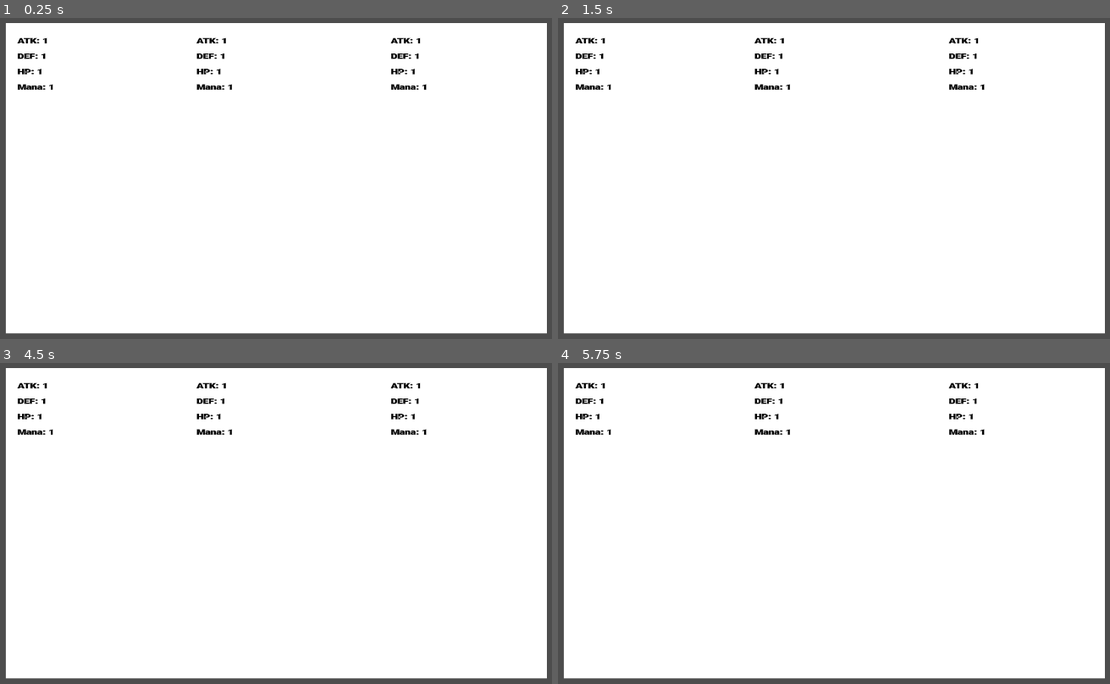
Above: before the commit, frames 1-4 (two rows, left to right).
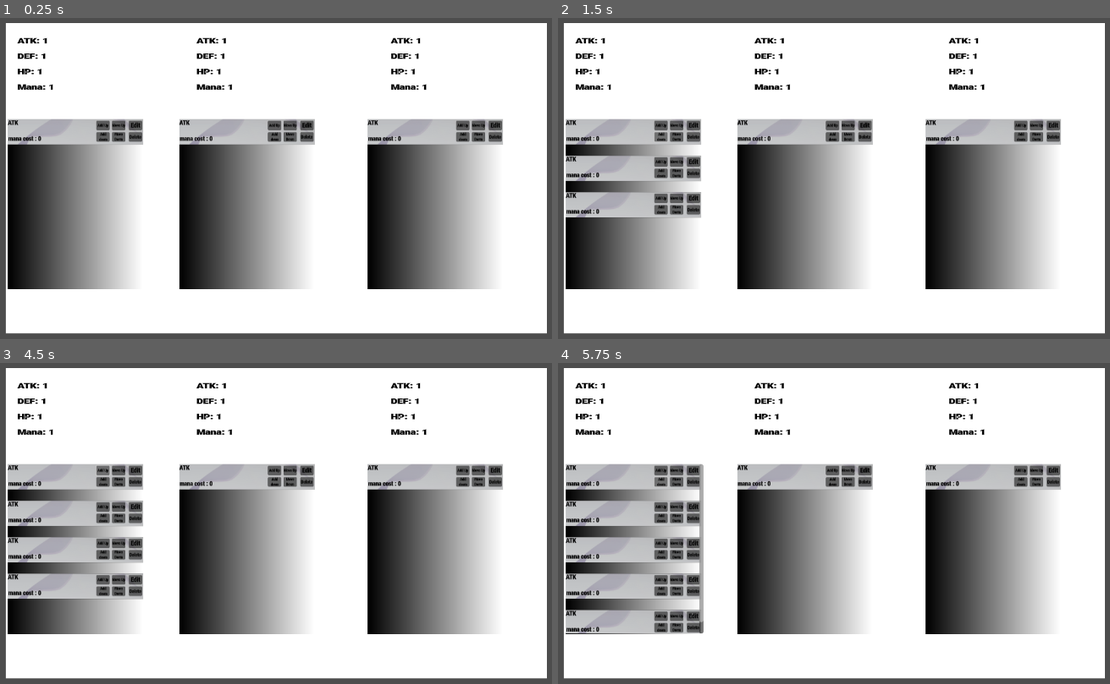
Above: after the commit, the same moments.

Repository: daistic/Project-GMTK-Loop
Game: Godot game, scene res://scene/before_battle.tscn
Two runs of this game, one before a commit and one after it. Both use one fixed random seed, a clock stepped at 60 frames per second and the inputs below.
Inputs (mouse positions are in pixels of both pictures, inside the frame that each line leads up to):
- Up to frame 1 (0.25 s): no input
- Up to frame 2 (1.5 s): click (662, 123) at 0.5 s, where only the run after the commit has a clickable "Add Up"; click (662, 136) at 1.25 s, where only the run after the commit has a clickable "Add down"
- Up to frame 3 (4.5 s): click (115, 481) at 2 s, where only the run after the commit has a clickable "Move Down"; click (115, 468) at 2.75 s, where only the run after the commit has a clickable "Move Up"; click (138, 468) at 3.5 s, where only the run after the commit has a clickable "Edit"; click (104, 468) at 4.25 s, where only the run after the commit has a clickable "Add Up"
- Up to frame 4 (5.75 s): click (662, 481) at 5 s, where only the run after the commit has a clickable "Add down"

The runs differ from the first frame. In frame 1, 36% of the frame differs, in the area x 1-92%, y 31-85%; in frame 2, 36%; in frame 3, 36%; in frame 4, 37%.

Commit message:
agro

Diff:
--- a/Battle Script/BBattlePU.gd
+++ b/Battle Script/BBattlePU.gd
@@ -2,10 +2,15 @@
 @export var GB:Node
 var Characters:Array[Character]
 @export var stat:Array[Label]
+@export var skillscore:Array[SkillScore]
 var format="ATK: %d \nDEF: %d \nHP: %d \nMana: %d"
 func _enter_tree() -> void:
 	GB.battle_popup.connect(_battle_popup)
 	visible=false
+func _ready() -> void:
+	for a in skillscore.size():
+		skillscore[a].chara=Characters[a]
+		skillscore[a].add_skill(0)
 func _battle_popup(chara):
 	Characters=chara
 	visible=true
--- a/Battle Script/Chara/Character.gd
+++ b/Battle Script/Chara/Character.gd
@@ -5,7 +5,9 @@
 var def=1
 var hp=1
 var mana=1
+var agro=1
 var tactic_loop:Array[int]
-var tactic_type:Array[int]
 func _ready() -> void:
 	pass
+func add_skill(skill):
+	Skills.insert(Skills.size()-1,skill)
--- a/Battle Script/Skill/ATK.gd
+++ b/Battle Script/Skill/ATK.gd
@@ -1,4 +1,6 @@
 extends Skill
+func _ready() -> void:
+	skill_name="ATK"
 func activate():
 	mana_cost=10
 	print (mana_cost)
--- a/Battle Script/Skill/Skill.gd
+++ b/Battle Script/Skill/Skill.gd
@@ -1,5 +1,6 @@
 class_name Skill extends Node
 @export var Chara:Character
+var skill_name
 var mana_cost=0
 var req_atk
 var req_def
--- /dev/null
+++ b/LSkill.tscn
@@ -0,0 +1,154 @@
+[gd_scene load_steps=6 format=3 uid="uid://dp4deoyryx0ic"]
+
+[ext_resource type="Script" uid="uid://b0w1ske2f6qs6" path="res://LoopSkill.gd" id="1_idilx"]
+[ext_resource type="Texture2D" uid="uid://ddcnl5brlsv0a" path="res://Ucup/Screenshot 2025-08-02 134929.png" id="1_sa3se"]
+[ext_resource type="FontFile" uid="uid://br3p57tef348l" path="res://Roboto_Condensed-Black.ttf" id="3_ajugq"]
+
+[sub_resource type="LabelSettings" id="LabelSettings_pq3d2"]
+font = ExtResource("3_ajugq")
+font_color = Color(0, 0, 0, 1)
+
+[sub_resource type="LabelSettings" id="LabelSettings_j1cut"]
+font = ExtResource("3_ajugq")
+font_color = Color(0, 0, 0, 1)
+
+[node name="Node2D" type="Node2D" node_paths=PackedStringArray("skill_name", "cost_label", "sprite")]
+position = Vector2(0, 100)
+script = ExtResource("1_idilx")
+skill_name = NodePath("Label")
+cost_label = NodePath("Label2")
+sprite = NodePath("Screenshot2025-08-02134929")
+
+[node name="Screenshot2025-08-02134929" type="Sprite2D" parent="."]
+position = Vector2(178, 33)
+texture = ExtResource("1_sa3se")
+
+[node name="Label" type="Label" parent="."]
+offset_right = 40.0
+offset_bottom = 23.0
+text = "Skill"
+label_settings = SubResource("LabelSettings_pq3d2")
+metadata/_edit_use_anchors_ = true
+
+[node name="Label2" type="Label" parent="."]
+offset_left = 1.0
+offset_top = 42.0
+offset_right = 41.0
+offset_bottom = 65.0
+text = "Mana"
+label_settings = SubResource("LabelSettings_j1cut")
+metadata/_edit_use_anchors_ = true
+
+[node name="Add up" type="Button" parent="."]
+offset_left = 232.0
+offset_top = 4.0
+offset_right = 267.0
+offset_bottom = 29.0
+metadata/_edit_use_anchors_ = true
+
+[node name="Label" type="Label" parent="Add up"]
+offset_right = 57.0
+offset_bottom = 41.0
+scale = Vector2(0.61, 0.61)
+text = "Add Up"
+label_settings = SubResource("LabelSettings_pq3d2")
+horizontal_alignment = 1
+vertical_alignment = 1
+autowrap_mode = 2
+metadata/_edit_use_anchors_ = true
+
+[node name="Add bottom" type="Button" parent="."]
+offset_left = 232.0
+offset_top = 34.0
+offset_right = 267.0
+offset_bottom = 59.0
+metadata/_edit_use_anchors_ = true
+
+[node name="Label" type="Label" parent="Add bottom"]
+offset_right = 58.0
+offset_bottom = 41.0
+scale = Vector2(0.62, 0.62)
+text = "Add down"
+label_settings = SubResource("LabelSettings_pq3d2")
+horizontal_alignment = 1
+vertical_alignment = 1
+autowrap_mode = 2
+metadata/_edit_use_anchors_ = true
+
+[node name="delete" type="Button" parent="."]
+offset_left = 317.0
+offset_top = 34.0
+offset_right = 352.0
+offset_bottom = 59.0
+metadata/_edit_use_anchors_ = true
+
+[node name="Label" type="Label" parent="delete"]
+offset_right = 47.0
+offset_bottom = 35.0
+scale = Vector2(0.74, 0.74)
+text = "Delete"
+label_settings = SubResource("LabelSettings_pq3d2")
+horizontal_alignment = 1
+vertical_alignment = 1
+autowrap_mode = 2
+metadata/_edit_use_anchors_ = true
+
+[node name="move down" type="Button" parent="."]
+offset_left = 273.0
+offset_top = 34.0
+offset_right = 308.0
+offset_bottom = 59.0
+metadata/_edit_use_anchors_ = true
+
+[node name="Label" type="Label" parent="move down"]
+offset_right = 58.0
+offset_bottom = 41.0
+scale = Vector2(0.605, 0.605)
+text = "Move Down"
+label_settings = SubResource("LabelSettings_pq3d2")
+horizontal_alignment = 1
+vertical_alignment = 1
+autowrap_mode = 2
+metadata/_edit_use_anchors_ = true
+
+[node name="move up" type="Button" parent="."]
+offset_left = 273.0
+offset_top = 4.0
+offset_right = 308.0
+offset_bottom = 29.0
+metadata/_edit_use_anchors_ = true
+
+[node name="Label" type="Label" parent="move up"]
+offset_right = 58.0
+offset_bottom = 41.0
+scale = Vector2(0.605, 0.605)
+text = "Move Up"
+label_settings = SubResource("LabelSettings_pq3d2")
+horizontal_alignment = 1
+vertical_alignment = 1
+autowrap_mode = 2
+metadata/_edit_use_anchors_ = true
+
+[node name="edit" type="Button" parent="."]
+offset_left = 317.0
+offset_top = 4.0
+offset_right = 352.0
+offset_bottom = 29.0
+metadata/_edit_use_anchors_ = true
+
+[node name="Label" type="Label" parent="edit"]
+offset_right = 35.0
+offset_bottom = 25.0
+text = "Edit"
+label_settings = SubResource("LabelSettings_pq3d2")
+horizontal_alignment = 1
+vertical_alignment = 1
+autowrap_mode = 2
+metadata/_edit_use_anchors_ = true
+
+[connection signal="pressed" from="Add up" to="." method="_on_add_up_pressed"]
+[connection signal="pressed" from="Add bottom" to="." method="_on_add_bottom_pressed"]
+[connection signal="pressed" from="delete" to="." method="_on_delete_pressed"]
+[connection signal="pressed" from="move down" to="." method="_on_move_down_pressed"]
+[connection signal="pressed" from="move up" to="." method="_on_move_up_pressed"]
+[connection signal="pressed" from="edit" to="." method="_on_edit_pressed"]
--- /dev/null
+++ b/LoopSkill.gd
@@ -0,0 +1,22 @@
+class_name  LoopSkiil extends Node2D
+@export var skill_name:Label
+@export var cost_label:Label
+@export var sprite:Sprite2D
+var skill_scroll:SkillScore
+var index
+func update(skill,cost):
+	print(index)
+	skill_name.text=skill
+	cost_label.text="mana cost : %d" % cost
+func _on_add_up_pressed() -> void:
+	skill_scroll.add_skill(index)
+func _on_add_bottom_pressed() -> void:
+	skill_scroll.add_skill(index+1)
+func _on_delete_pressed() -> void:
+	skill_scroll.delete(index)
+func _on_move_down_pressed() -> void:
+	skill_scroll.movedown(index)
+func _on_move_up_pressed() -> void:
+	skill_scroll.movedown(index)
+func _on_edit_pressed() -> void:
+	pass # Replace with function body.
--- a/Scenes/Chara/Knight.tscn
+++ b/Scenes/Chara/Knight.tscn
@@ -1,35 +1,20 @@
-[gd_scene load_steps=8 format=3 uid="uid://ymykqc7nlwo4"]
+[gd_scene load_steps=5 format=3 uid="uid://b6xanuf3dj8yr"]
 
 [ext_resource type="Texture2D" uid="uid://cn6fpghaepx4r" path="res://Ucup/Screenshot 2025-05-22 211705.png" id="1_na76r"]
 [ext_resource type="Script" uid="uid://cgb6hj7dc7pf0" path="res://Battle Script/Chara/Character.gd" id="1_wglgy"]
 [ext_resource type="Script" uid="uid://cihkpss2aika3" path="res://Battle Script/Skill/ATK.gd" id="2_2vv28"]
-[ext_resource type="Script" uid="uid://vxpy2qefguti" path="res://Battle Script/Skill/SKnightSlash.gd" id="3_na76r"]
-[ext_resource type="Script" uid="uid://ctpbi6tk25pml" path="res://Battle Script/Skill/SKnightSpirit.gd" id="4_6lvb1"]
-[ext_resource type="Script" uid="uid://bqdk5tqne76pn" path="res://Battle Script/Skill/SKnightThrust.gd" id="5_hjxry"]
 [ext_resource type="Script" uid="uid://busvllwro2p0e" path="res://Battle Script/Skill/Wait.gd" id="6_iq4yj"]
 
 [node name="Knight" type="Sprite2D" node_paths=PackedStringArray("Skills")]
 texture = ExtResource("1_na76r")
 script = ExtResource("1_wglgy")
-Skills = [NodePath("ATK"), NodePath("Wait"), NodePath("SKSl"), NodePath("SKSp"), NodePath("SKT")]
+Skills = [NodePath("ATK"), NodePath("Wait")]
 metadata/_custom_type_script = "uid://cgb6hj7dc7pf0"
 
 [node name="ATK" type="Node" parent="." node_paths=PackedStringArray("Chara")]
 script = ExtResource("2_2vv28")
 Chara = NodePath("..")
 
-[node name="SKSl" type="Node" parent="." node_paths=PackedStringArray("Chara")]
-script = ExtResource("3_na76r")
-Chara = NodePath("..")
-
-[node name="SKSp" type="Node" parent="." node_paths=PackedStringArray("Chara")]
-script = ExtResource("4_6lvb1")
-Chara = NodePath("..")
-
-[node name="SKT" type="Node" parent="." node_paths=PackedStringArray("Chara")]
-script = ExtResource("5_hjxry")
-Chara = NodePath("..")
-
 [node name="Wait" type="Node" parent="." node_paths=PackedStringArray("Chara")]
 script = ExtResource("6_iq4yj")
 Chara = NodePath("..")
--- a/Scenes/Chara/Mage.tscn
+++ /dev/null
@@ -1,9 +0,0 @@
-[gd_scene load_steps=3 format=3 uid="uid://bfofcpqh7t5wv"]
-
-[ext_resource type="Script" uid="uid://cgb6hj7dc7pf0" path="res://Battle Script/Chara/Character.gd" id="1_ef0nl"]
-[ext_resource type="Texture2D" uid="uid://cn6fpghaepx4r" path="res://Ucup/Screenshot 2025-05-22 211705.png" id="1_qhakq"]
-
-[node name="Mage" type="Sprite2D"]
-texture = ExtResource("1_qhakq")
-script = ExtResource("1_ef0nl")
-metadata/_custom_type_script = "uid://cgb6hj7dc7pf0"
--- a/Scenes/Chara/Tank.tscn
+++ /dev/null
@@ -1,9 +0,0 @@
-[gd_scene load_steps=3 format=3 uid="uid://dvu8mbagr2364"]
-
-[ext_resource type="Texture2D" uid="uid://cn6fpghaepx4r" path="res://Ucup/Screenshot 2025-05-22 211705.png" id="1_6qik6"]
-[ext_resource type="Script" uid="uid://cgb6hj7dc7pf0" path="res://Battle Script/Chara/Character.gd" id="1_jfdcj"]
-
-[node name="Tank" type="Sprite2D"]
-texture = ExtResource("1_6qik6")
-script = ExtResource("1_jfdcj")
-metadata/_custom_type_script = "uid://cgb6hj7dc7pf0"
--- /dev/null
+++ b/Scroll.tscn
@@ -0,0 +1,44 @@
+[gd_scene load_steps=6 format=3 uid="uid://cya7iuagbb63o"]
+
+[ext_resource type="Script" uid="uid://blrckn2cmu4c6" path="res://SkillScroll.gd" id="1_i4sal"]
+[ext_resource type="PackedScene" uid="uid://dp4deoyryx0ic" path="res://LSkill.tscn" id="2_ssxi3"]
+
+[sub_resource type="Gradient" id="Gradient_sgeto"]
+
+[sub_resource type="GradientTexture2D" id="GradientTexture2D_oyhxa"]
+gradient = SubResource("Gradient_sgeto")
+
+[sub_resource type="Theme" id="Theme_ssxi3"]
+
+[node name="SkillScore" type="Node2D" node_paths=PackedStringArray("view_port")]
+script = ExtResource("1_i4sal")
+LSkill = ExtResource("2_ssxi3")
+view_port = NodePath("ScrollContainer/SubViewportContainer/SubViewport")
+metadata/_custom_type_script = "uid://blrckn2cmu4c6"
+
+[node name="list" type="Sprite2D" parent="."]
+position = Vector2(129.812, 161)
+scale = Vector2(4.00586, 5.01953)
+texture = SubResource("GradientTexture2D_oyhxa")
+
+[node name="ScrollContainer" type="ScrollContainer" parent="."]
+anchors_preset = -1
+anchor_left = -125.0
+anchor_top = 66.0
+anchor_right = -125.0
+anchor_bottom = 66.0
+offset_left = 2.0
+offset_right = 262.0
+offset_bottom = 321.0
+theme = SubResource("Theme_ssxi3")
+
+[node name="SubViewportContainer" type="SubViewportContainer" parent="ScrollContainer"]
+layout_mode = 2
+size_flags_horizontal = 3
+size_flags_vertical = 3
+
+[node name="SubViewport" type="SubViewport" parent="ScrollContainer/SubViewportContainer"]
+transparent_bg = true
+handle_input_locally = false
+size = Vector2i(256, 317)
+render_target_update_mode = 4
--- /dev/null
+++ b/SkillScroll.gd
@@ -0,0 +1,50 @@
+class_name SkillScore extends Node2D
+var chara:Character
+@export var LSkill:Resource
+@export var view_port:SubViewport
+var SkillLoop:Array[LoopSkiil]
+var loop:Array[int]
+var width
+var lenght
+var to_scale
+func _ready() -> void:
+	var SLscale:LoopSkiil=LSkill.instantiate()
+	width = SLscale.sprite.texture.get_width() * SLscale.sprite.scale.x
+	lenght = SLscale.sprite.texture.get_height() * SLscale.sprite.scale.y
+	to_scale=view_port.size.x/width
+
+func add_skill(index):
+	loop.insert(index,0)
+	update()
+func change(index,to):
+	loop[index]=to
+	update()
+func delete(index):
+	if loop.size()>1 and SkillLoop.size()>1:
+		loop.remove_at(index)
+		SkillLoop.remove_at(index)
+	update()
+func moveup(index):
+	if index==0:
+		pass
+	else:
+		loop[index]=loop[index-1]
+func movedown(index):
+	if index==loop.size():
+		pass
+	else:
+		loop[index-1]=loop[index]
+func update():
+	if loop.size()>SkillLoop.size():
+		for a in loop.size()-SkillLoop.size():
+			var newone=LSkill.instantiate()
+			view_port.add_child(newone)
+			SkillLoop.push_back(newone)
+			newone.scale.x*=to_scale
+			newone.scale.y*=to_scale
+			SkillLoop[SkillLoop.size()-1].position.y=(SkillLoop.size()-1)*(lenght+3)
+	view_port.size.y=loop.size()*(lenght+3)
+	for s in SkillLoop.size():
+		SkillLoop[s].index=s
+		SkillLoop[s].skill_scroll=self
+		SkillLoop[s].update(chara.Skills[loop[s]].skill_name,chara.Skills[loop[s]].mana_cost)
--- /dev/null
+++ b/SkillScroll.tscn
@@ -0,0 +1,8 @@
+[gd_scene load_steps=3 format=3 uid="uid://bwxq126s7g84e"]
+
+[ext_resource type="Script" uid="uid://blrckn2cmu4c6" path="res://SkillScroll.gd" id="1_osltk"]
+[ext_resource type="PackedScene" uid="uid://dp4deoyryx0ic" path="res://LSkill.tscn" id="4_efstr"]
+
+[node name="skill scroll" type="Sprite2D"]
+script = ExtResource("1_osltk")
+LSkill = ExtResource("4_efstr")
--- /dev/null
+++ b/Sscore.tscn
@@ -0,0 +1,47 @@
+[gd_scene load_steps=6 format=3 uid="uid://ksqww8qt772t"]
+
+[ext_resource type="Script" uid="uid://blrckn2cmu4c6" path="res://SkillScroll.gd" id="1_i3ucu"]
+[ext_resource type="PackedScene" uid="uid://dp4deoyryx0ic" path="res://LSkill.tscn" id="2_iifgw"]
+
+[sub_resource type="Theme" id="Theme_iifgw"]
+
+[sub_resource type="Gradient" id="Gradient_sgeto"]
+
+[sub_resource type="GradientTexture2D" id="GradientTexture2D_63hfw"]
+gradient = SubResource("Gradient_sgeto")
+
+[node name="SkillScore" type="Node" node_paths=PackedStringArray("view_port")]
+script = ExtResource("1_i3ucu")
+LSkill = ExtResource("2_iifgw")
+view_port = NodePath("ScrollContainer/SubViewportContainer/SubViewport")
+metadata/_custom_type_script = "uid://blrckn2cmu4c6"
+
+[node name="Button" type="Button" parent="."]
+offset_left = -128.0
+offset_top = -1.0
+offset_right = 136.0
+offset_bottom = 30.0
+text = "Add"
+
+[node name="ScrollContainer" type="ScrollContainer" parent="."]
+anchors_preset = -1
+anchor_left = -125.0
+anchor_top = 66.0
+anchor_right = -125.0
+anchor_bottom = 66.0
+offset_right = 256.0
+offset_bottom = 317.0
+theme = SubResource("Theme_iifgw")
+
+[node name="SubViewportContainer" type="SubViewportContainer" parent="ScrollContainer"]
+layout_mode = 2
+
+[node name="SubViewport" type="SubViewport" parent="ScrollContainer/SubViewportContainer"]
+handle_input_locally = false
+size = Vector2i(256, 317)
+render_target_update_mode = 4
+
+[node name="list" type="Sprite2D" parent="."]
+position = Vector2(4.62497, 222.375)
+scale = Vector2(4.07422, 5.01953)
+texture = SubResource("GradientTexture2D_63hfw")
--- /dev/null
+++ b/global.gd
@@ -0,0 +1 @@
+extends Node
--- /dev/null
+++ b/new_label_settings.tres
@@ -0,0 +1,8 @@
+[gd_resource type="LabelSettings" load_steps=2 format=3 uid="uid://c33kgvyka2is0"]
+
+[ext_resource type="FontFile" uid="uid://br3p57tef348l" path="res://Roboto_Condensed-Black.ttf" id="1_1nvk1"]
+
+[resource]
+font = ExtResource("1_1nvk1")
+font_size = 3
+font_color = Color(0, 0, 0, 1)
--- a/project.godot
+++ b/project.godot
@@ -15,6 +15,10 @@
 config/features=PackedStringArray("4.4", "Forward Plus")
 config/icon="res://icon.svg"
 
+[autoload]
+
+Global="*res://global.gd"
+
 [display]
 
 window/size/viewport_width=1280
--- a/scene/before_battle.tscn
+++ b/scene/before_battle.tscn
@@ -2,19 +2,16 @@
 
 [ext_resource type="Texture2D" uid="uid://c8gvxv54ldop4" path="res://Ucup/Screenshot 2025-08-02 001149.png" id="1_c1k8x"]
 [ext_resource type="Script" uid="uid://bay7qpoc1afgm" path="res://Battle Script/BBattlePU.gd" id="1_t1h3k"]
-[ext_resource type="FontFile" uid="uid://br3p57tef348l" path="res://Roboto_Condensed-Black.ttf" id="3_rt0ji"]
+[ext_resource type="LabelSettings" uid="uid://c33kgvyka2is0" path="res://new_label_settings.tres" id="3_55055"]
 [ext_resource type="PackedScene" uid="uid://ymykqc7nlwo4" path="res://Scenes/Chara/Knight.tscn" id="3_t1h3k"]
+[ext_resource type="PackedScene" uid="uid://cya7iuagbb63o" path="res://Scroll.tscn" id="4_55055"]
 [ext_resource type="Script" uid="uid://cb6bfiefccfd2" path="res://Battle Script/GoBattle.gd" id="4_l003q"]
 
-[sub_resource type="LabelSettings" id="LabelSettings_55055"]
-font = ExtResource("3_rt0ji")
-font_size = 3
-font_color = Color(0, 0, 0, 1)
-
-[node name="before battle pop up" type="Node2D" node_paths=PackedStringArray("GB", "stat")]
+[node name="before battle pop up" type="Node2D" node_paths=PackedStringArray("GB", "stat", "skillscore")]
 script = ExtResource("1_t1h3k")
 GB = NodePath("temp")
 stat = [NodePath("BG/Label"), NodePath("BG/Label2"), NodePath("BG/Label3")]
+skillscore = [NodePath("BG/SkillScore"), NodePath("BG/SkillScore2"), NodePath("BG/SkillScore3")]
 
 [node name="BG" type="Sprite2D" parent="."]
 position = Vector2(669.5, 336.75)
@@ -30,7 +27,7 @@
 DEF:
 HP:
 Mana:"
-label_settings = SubResource("LabelSettings_55055")
+label_settings = ExtResource("3_55055")
 
 [node name="Label2" type="Label" parent="BG"]
 offset_left = -20.739
@@ -41,7 +38,7 @@
 DEF:
 HP:
 Mana:"
-label_settings = SubResource("LabelSettings_55055")
+label_settings = ExtResource("3_55055")
 
 [node name="Label3" type="Label" parent="BG"]
 offset_left = 30.332
@@ -52,23 +49,35 @@
 DEF:
 HP:
 Mana:"
-label_settings = SubResource("LabelSettings_55055")
+label_settings = ExtResource("3_55055")
+
+[node name="SkillScore" parent="BG" instance=ExtResource("4_55055")]
+position = Vector2(-70.764, -25)
+scale = Vector2(0.138889, 0.224316)
+
+[node name="SkillScore2" parent="BG" instance=ExtResource("4_55055")]
+position = Vector2(-25.764, -25)
+scale = Vector2(0.138889, 0.224316)
+
+[node name="SkillScore3" parent="BG" instance=ExtResource("4_55055")]
+position = Vector2(23.681, -25)
+scale = Vector2(0.138889, 0.224316)
 
 [node name="temp" type="Node" parent="." node_paths=PackedStringArray("chara")]
 script = ExtResource("4_l003q")
-chara = [NodePath("Knight"), NodePath("Knight/Knight"), NodePath("Knight/Knight/Knight")]
+chara = [NodePath("Knight"), NodePath("Knight3"), NodePath("Knight2")]
+
+[node name="Knight3" parent="temp" instance=ExtResource("3_t1h3k")]
+visible = false
+position = Vector2(1101.29, 345.748)
+scale = Vector2(2.97218, 1)
+
+[node name="Knight2" parent="temp" instance=ExtResource("3_t1h3k")]
+visible = false
+position = Vector2(2302.92, 518.622)
+scale = Vector2(5.12403, 1)
 
 [node name="Knight" parent="temp" instance=ExtResource("3_t1h3k")]
 visible = false
 position = Vector2(404.293, 172.874)
 scale = Vector2(1.724, 1)
-
-[node name="Knight" parent="temp/Knight" instance=ExtResource("3_t1h3k")]
-visible = false
-position = Vector2(404.293, 172.874)
-scale = Vector2(1.724, 1)
-
-[node name="Knight" parent="temp/Knight/Knight" instance=ExtResource("3_t1h3k")]
-visible = false
-position = Vector2(404.293, 172.874)
-scale = Vector2(1.724, 1)
--- a/scene/character.tscn
+++ b/scene/character.tscn
@@ -11,7 +11,7 @@
 scale = Vector2(0.374399, 1)
 texture = ExtResource("1_wa5vi")
 script = ExtResource("2_wfnr8")
-Skills = [NodePath("SKnightSlash"), NodePath("")]
+Skills = [NodePath("SKnightSlash"), null]
 
 [node name="SKnightSlash" type="Node" parent="Screenshot2025-05-22211705"]
 script = ExtResource("3_px5sl")
--- /dev/null
+++ b/sub_viewport_container.tscn
@@ -0,0 +1,10 @@
+[gd_scene format=3 uid="uid://bsv5ubw1yhwbm"]
+
+[node name="SubViewportContainer" type="SubViewportContainer"]
+offset_right = 256.0
+offset_bottom = 417.0
+
+[node name="SubViewport" type="SubViewport" parent="."]
+handle_input_locally = false
+size = Vector2i(256, 317)
+render_target_update_mode = 4
Not shown, added: LoopSkill.gd.uid
Not shown, added: SkillScroll.gd.uid
Binary file added: Ucup/Screenshot 2025-08-02 134929.png
Not shown, added: Ucup/Screenshot 2025-08-02 134929.png.import
Not shown, added: global.gd.uid
